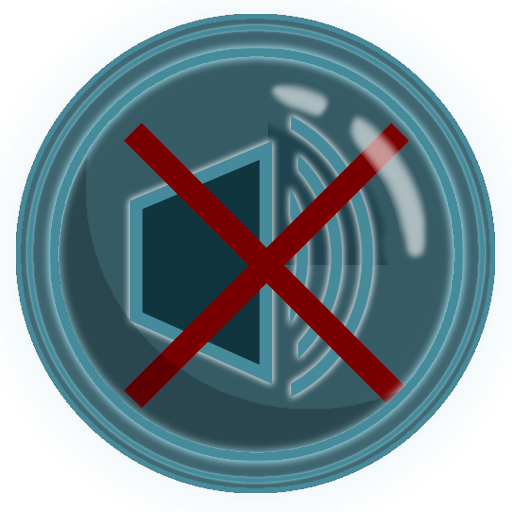
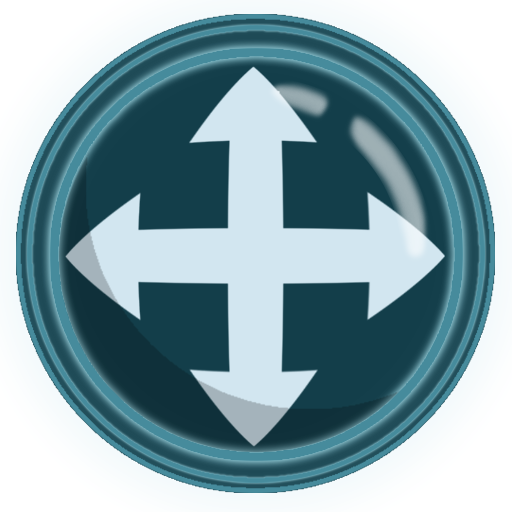
Comparing the layer stacks of the two 512 × 512 images. Changes:
painted on "Ellipse 2" over <box>268,84,424,265</box>
hid "Rectangle 1 copy" over <box>124,123,409,408</box>
hid "Rectangle 1" over <box>124,123,409,408</box>
added layer "Polygon 1 copy 4" above "Polygon 1 copy 3" over <box>65,66,445,447</box>
hid "Ellipse 3 copy 2" over <box>130,115,373,398</box>
"Ellipse 1 copy 5": opacity 85% → 100% over <box>16,14,495,493</box>
